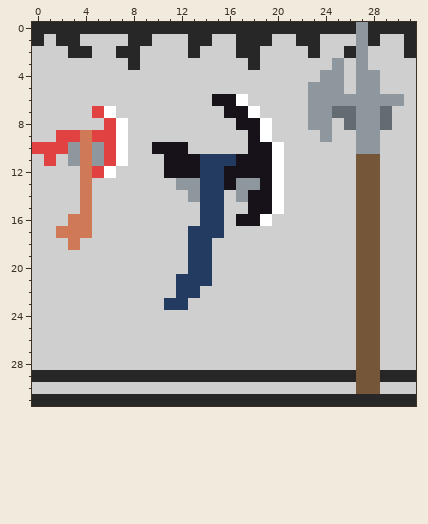
Two versions of one pixel-art sprite, data/textury_hry/zeď.png. Above is the file before it was changed.
The file is 32x32 pixels. Colours within 5 levels of each other are drawn and written as one.
Now the later version:
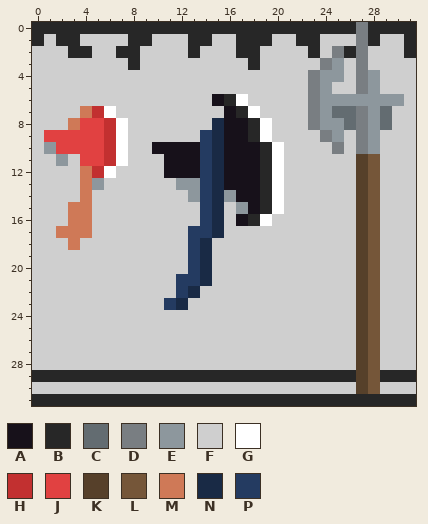
Palette (. is transparent): A #17111a  B #272727  C #636c71  D #797e82  E #8d979d  F #cfcfcf  G #ffffff  H #c23030  J #e14141  K #56402a  L #755639  M #cf7957  N #192a45  P #243b61
The edit:
Changed rows in their new state; - is an unchanged pixel.
first column x 0:
 0 ---------------------------D
 1 ---------------------------D
 2 -------------------------D-D
 3 ------------------------D--D
 4 -----------------------D---D
 5 -----------------------D-F-D
 6 ----------------B------D----
 7 ----MH-----------B-----D---D
 8 ---MJJH--------NA-B----D-E-D
 9 -J--J-H-------PNAAB-----DE-D
10 FE-JJJH------APNAA-B-----D-D
11 -FEFJJH--------NA--B-------K
12 -----H---------N---B-------K
13 -----E---------N-AAB-------K
14 ---------------NEA-B-------K
15 ---M-----------N-E-B-------K
16 ---------------N--B--------K
17 ---------------N-----------K
18 --------------N------------K
19 --------------N------------K
20 --------------N------------K
21 --------------N------------K
22 -------------N-------------K
23 ------------N--------------K
24 ---------------------------K
25 ---------------------------K
26 ---------------------------K
27 ---------------------------K
28 ---------------------------K
29 ---------------------------K
30 ---------------------------K
Pixel boxes of the changes (left, top, right, bottom) in both pictures:
changed: (176, 22, 368, 394)
changed: (32, 106, 116, 214)
